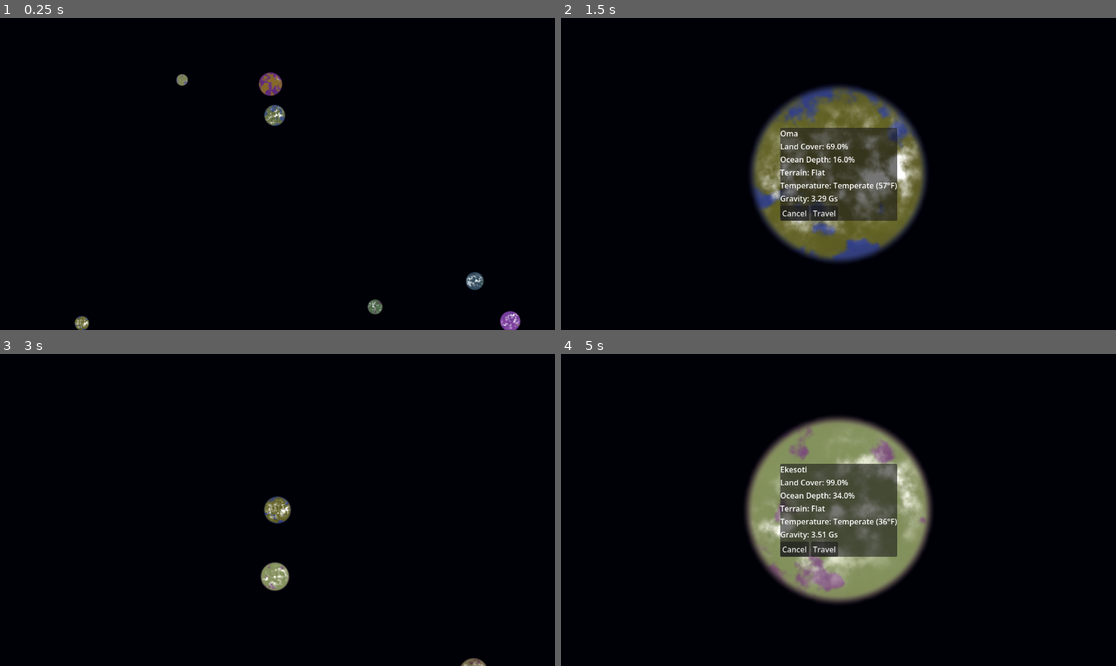
Above: before the commit, frames 1-4 (two rows, left to right).
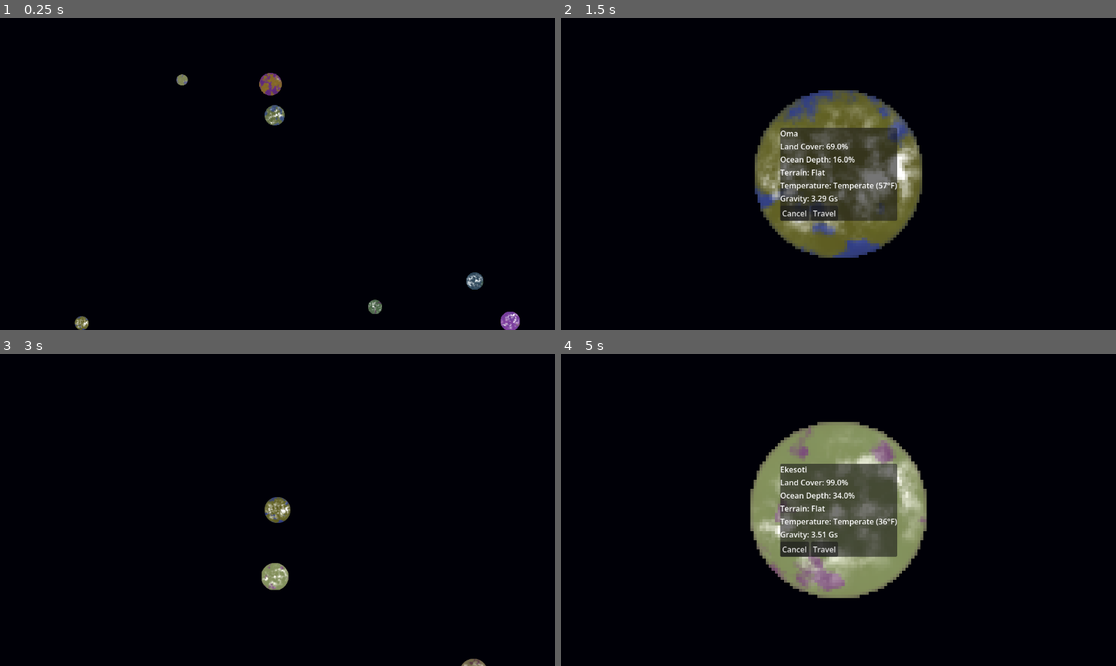
Above: after the commit, the same moments.

Repository: emilierummer/procedural-planets
Game: Godot game, scene res://PlanetMap/PlanetMap.tscn
The game is run twice, just before and just after one commit, with the same random seed, the same clock (stepped at 60 frames per second) and the same inputs. The project has no main scene, so this scene is started directly.
Inputs (mouse positions are in pixels of both pictures, inside the frame that each line leads up to):
- Up to frame 1 (0.25 s): no input
- Up to frame 2 (1.5 s): tap Enter at 0.5 s; drag from (644, 323) to (744, 80) at 0.52 s; drag from (727, 189) to (838, 174) at 1.27 s
- Up to frame 3 (3 s): click "Travel" at 2 s; click "Cancel" at 2.75 s
- Up to frame 4 (5 s): move the mouse to (605, 456) at 3.52 s; hold D (MoveRight) 3.53-4.25 s; click (605, 456) at 3.67 s; drag from (566, 544) to (721, 606) at 4.27 s

The runs differ from the first frame. In frame 1, 0.1% of the frame differs, in the area x 13-94%, y 17-100%; in frame 2, 1.3%; in frame 3, 0.1%; in frame 4, 1.7%, in the area x 33-67%, y 20-80%.

Commit message:
feat: pixelate planets

Diff:
--- a/PlanetMap/planet_shader.gdshader
+++ b/PlanetMap/planet_shader.gdshader
@@ -1,5 +1,7 @@
 // TODO: Mostly AI generated, come back and verify this better once I learn more about shaders
 shader_type canvas_item;
+
+uniform float pixel_count: hint_range(1.0, 512.0, 1.0) = 64.0;
 
 uniform float rand_seed: hint_range(0.0, 1.0, 0.01);
 uniform sampler2D gradient;
@@ -22,7 +24,6 @@
 uniform float ocean_average_depth: hint_range(0.0, 1.0, 0.01) = 0.6; // Average ocean depth, 0 = shallow world, 1 = deep world
 uniform float ocean_depth_variation: hint_range(0.0, 1.0, 0.01) = 0.45; // Local ocean depth variation
 uniform float ocean_depth_contrast: hint_range(0.4, 3.0, 0.01) = 1.25; // How sharp/flat the ocean depth distribution feels
-
 
 float hash12(vec2 p) {
     vec2 seed = vec2(rand_seed, rand_seed * 1.731 + 0.37);
@@ -69,10 +70,9 @@
 	return (vec2(warp_x, warp_y) - 0.5) * warp_strength;
 }
 
-void fragment() {
-    vec2 p = UV * 2.0 - 1.0;
+vec4 get_color(vec2 uv, float disk_alpha) {
+    vec2 p = uv * 2.0 - 1.0;
     float radius = length(p);
-    float disk_alpha = texture(TEXTURE, UV).a;
 
     vec2 seed_offset = vec2(rand_seed * 17.0 + 0.31, rand_seed * 29.0 + 1.17);
     float planet_variation = hash12(seed_offset);
@@ -147,5 +147,20 @@
     planet_color = mix(planet_color, planet_color * 1.12, limb * 0.08);
 
     float alpha = disk_alpha * limb;
-    COLOR = vec4(planet_color, alpha);
+    return vec4(planet_color, alpha);
 }
+
+void fragment() {
+    float disk_alpha = texture(TEXTURE, UV).a;
+    vec2 cell_uv;
+    if (pixel_count <= 1.0) {
+        cell_uv = UV;
+    } else {
+        float px = max(1.0, pixel_count);
+        cell_uv = (floor(UV * px) + 0.5) / px;
+    }
+    COLOR = get_color(cell_uv, disk_alpha);
+    if (COLOR.a < 0.75) {
+        discard;
+    }
+}
